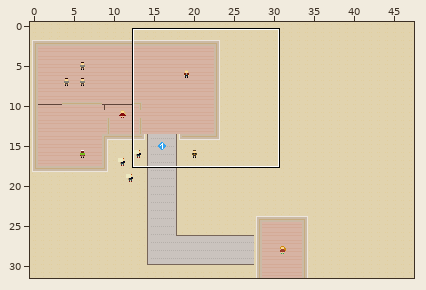
Two versions of a level (Tiled map, res/act1.tmx). The picture above shows the old version from afar; the outline marks the close-up.
Close-up. As it was:
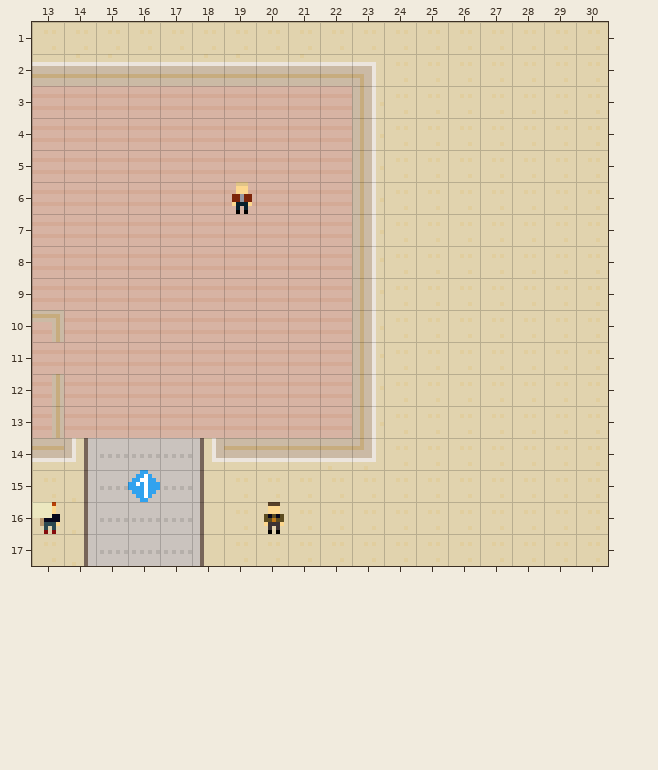
Cells are 8x8 px. Shown: x 13..30, y 1..17. The commit also changed other parts of the map, which this record leaves out. Tiles whose own drawing changed are shown in their newer look in all pictures.
The same view after the edit:
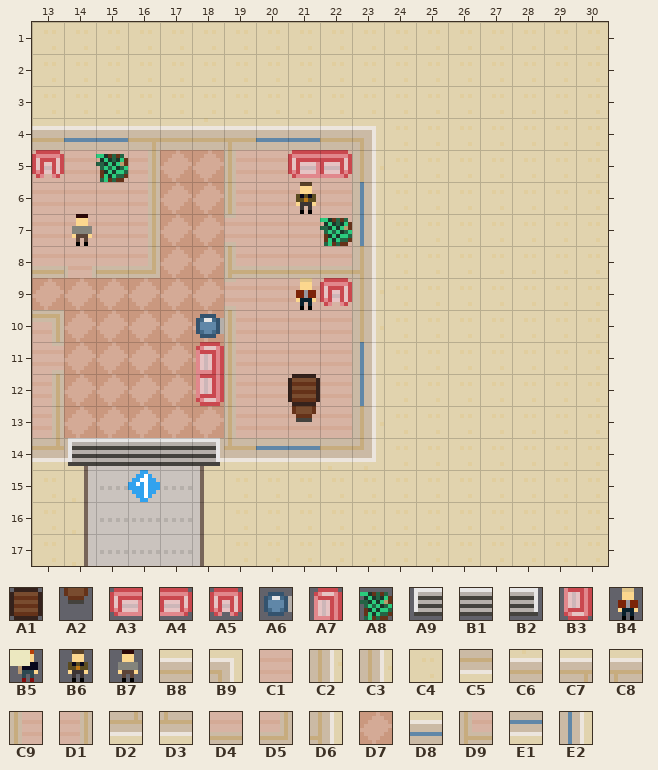
Key: from "props": A1 3, A2 4, A3 5, A4 6, A5 7, A6 17, A7 22, A8 24, A9 25, B1 26, B2 27, B3 30; from "sprites": B4 2, B5 7, B6 8, B7 9; from "tiles2": B8 1, B9 2, C1 9, C2 10, C3 11, C4 12, C5 17, C6 20, C7 27, C8 28, C9 32, D1 34, D2 35, D3 36, D4 41, D5 42, D6 44, D7 49, D8 53, D9 57, E1 59, E2 61.
__ is an empty cell.
Objects are placed by their top-left corner, in cells (3,4 is the top-left corner of cell 3,4); size is 1x1 cell unless given.
Tiles of an added or newly shown layer are drawn over the layers below it.
Edits made:
Layer "Tiles":
Tile B8 replaces tile C1 in row 4 at x 13, 17 and 22.
Tile B9 replaces tile C3 in row 4 at x 23.
Tile C4 replaces tile B8 in row 2 at x 13, 16 to 17, 20 and 22.
Tile C4 replaces tile B9 in row 2 at x 23.
Tile C4 replaces tile C1 in row 3 at x 13 to 22.
Tile C4 replaces tile C3 in row 3 at x 23.
Tile C4 replaces tile C6 in row 2 at x 14 to 15, 18 to 19 and 21.
Tile C6 replaces tile C1 in row 4 at x 18.
Tile C7 replaces tile C1 in row 4 at x 16.
Tile C8 replaces tile C1 in row 4 at x 19.
Tile C9 replaces tile C1 in rows 5 to 6 at x 19; in rows 10 to 13 at x 19.
Tile D1 replaces tile C1 in rows 5 to 7 at x 16.
Tile D2 replaces tile C5 in row 14 at x 13.
Tile D3 replaces tile C5 in row 14 at x 19.
Tile D4 replaces tile C1 in row 8 at x 13, 15 and 20 to 22.
Tile D5 replaces tile C1 in row 8 at x 16.
Tile D6 replaces tile C2 in row 8 at x 23.
Tile D7 replaces tile C1 in rows 5 to 8 at x 17 to 18; in row 9 at x 13 to 18; in rows 10 to 13 at x 14 to 18.
Tile D8 replaces tile C1 in row 4 at x 14 to 15 and 20 to 21.
Tile D9 replaces tile C1 in row 8 at x 19.
Tile E1 replaces tile C5 in row 14 at x 20 to 21.
Tile E2 replaces tile C2 in rows 11 to 12 at x 23.
Tile E2 replaces tile C3 in rows 6 to 7 at x 23.
Layer "Props" (added):
Tile A1 is added in row 12 at x 21.
Tile A2 is added in row 13 at x 21.
Tile A3 is added in row 5 at x 21.
Tile A4 is added in row 5 at x 22.
Tile A5 is added in row 5 at x 13; in row 9 at x 22.
Tile A6 is added in row 10 at x 18.
Tile A7 is added in row 11 at x 18.
Tile A8 is added in row 5 at x 15; in row 7 at x 22.
Tile A9 is added in row 14 at x 14.
Tile B1 is added in row 14 at x 15 to 17.
Tile B2 is added in row 14 at x 18.
Tile B3 is added in row 12 at x 18.
Layer "NPCs":
Object B6 "Journalist" at 20,16 becomes B6 "Journalist" at 21,6.
Object B7 "Constituent3" at 14,7 comes in from outside this view.
Object B4 "Sponsor" at 19,6 becomes B4 "Sponsor" at 21,9.
Object B5 "Protester2" at 13,16 moves outside this view.
